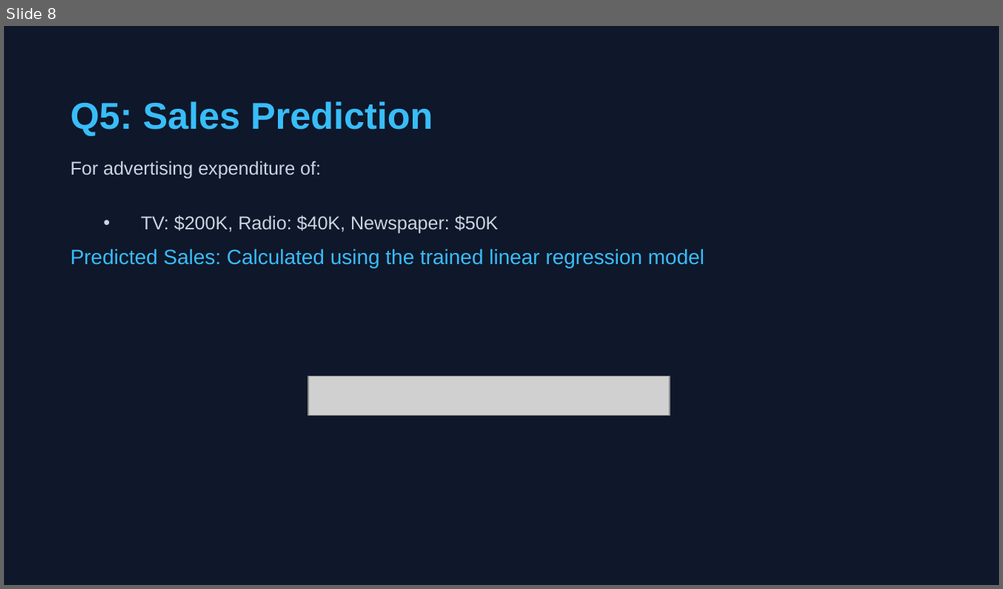
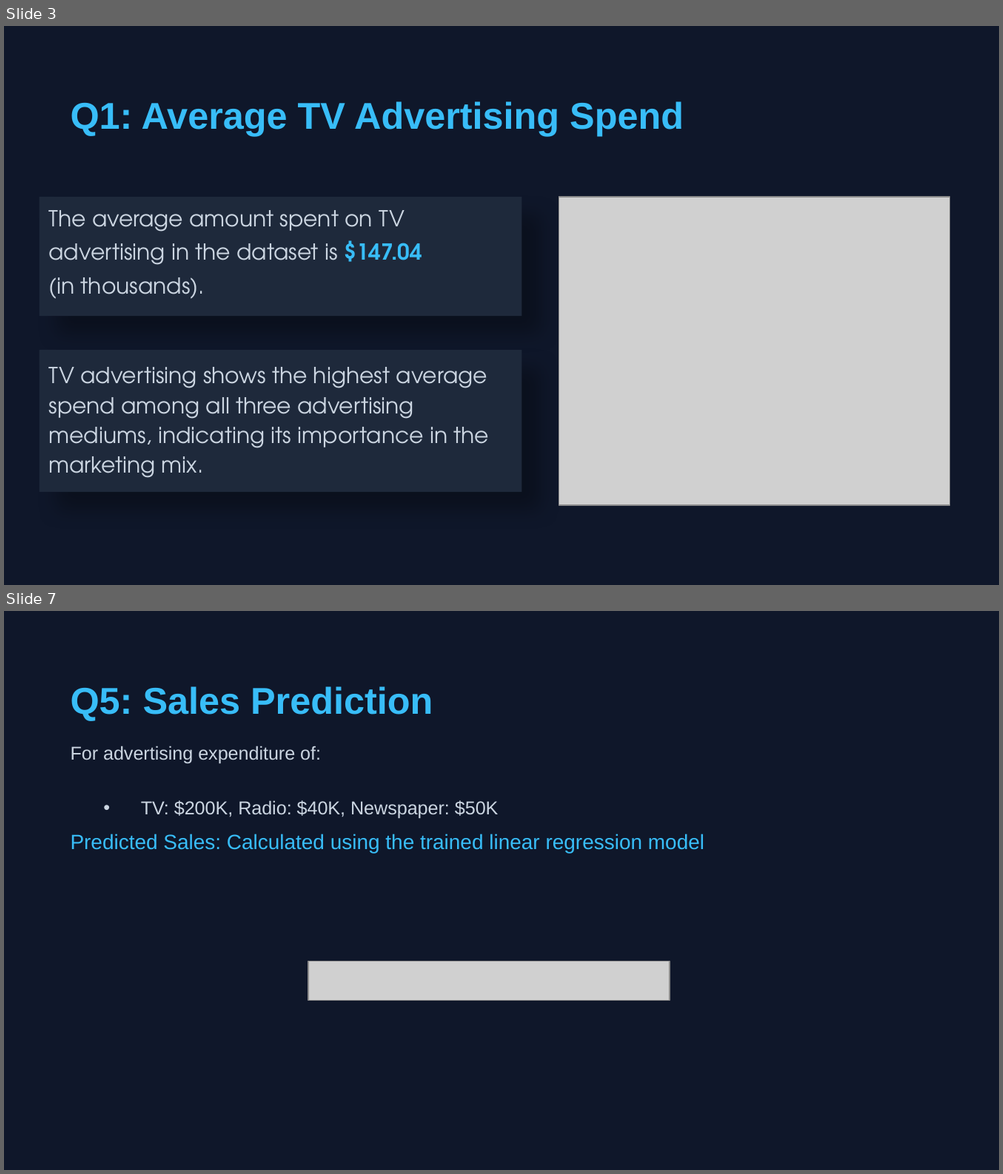
Before and after one commit to nishit-11/Sales-Prediction-Finaltics, a slide deck: Sales Prediction Analysis.pptx. Shown one above the other, each under a label of ours: slide 8 before the commit, slides 3 and 7 after it; the slides between them are not shown. The pictures are 1003x589 and 1003x1174 pixels, drawn with LibreOffice and Linux fonts; fonts in the diff are those of the drawing; grey boxes stand for pictures. Boxes give left, top, right and bottom in pixels: in the first picture for what was removed or moved away, otherwise in the second. Text is boxed around its words. In the diff, an @@ line names an element or a change of style, - is before the commit and + after.

```diff
--- a/Sales Prediction Analysis.pptx
+++ b/Sales Prediction Analysis.pptx
@@ slide 3 added at [4, 26, 999, 585], background #0F172A @@
@@ text added at [71, 101, 683, 136], 27 pt, text #38BDF8, bold @@
+Q1: Average TV Advertising Spend
@@ rectangle added at [39, 197, 521, 316], fill #1E293B @@
@@ picture added at [559, 197, 950, 506] @@
@@ text added at [49, 210, 422, 299], 16 pt, text #CBD5E1 @@
+The average amount spent on TV
+advertising in the dataset is $147.04
+(in thousands).
@@ rectangle added at [39, 350, 521, 492], fill #1E293B @@
@@ text added at [49, 367, 489, 478], 16 pt, text #CBD5E1 @@
+TV advertising shows the highest average
+spend among all three advertising
+mediums, indicating its importance in the
+marketing mix.
@@ what was slide 8 is now slide 7 @@
```
Also in this commit, not shown: 5 slides changed, 2 other slides added, 3 slides removed.
